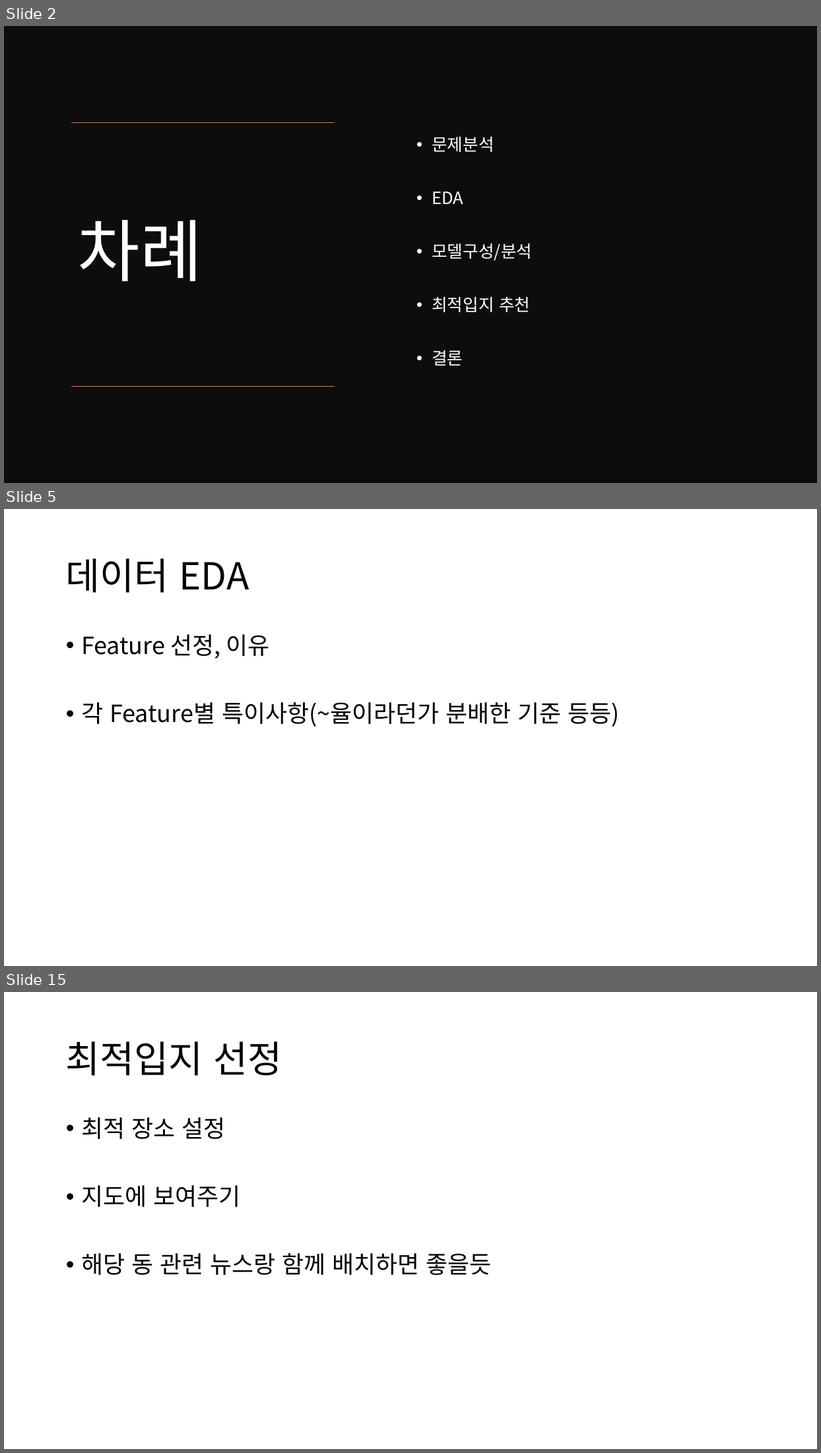
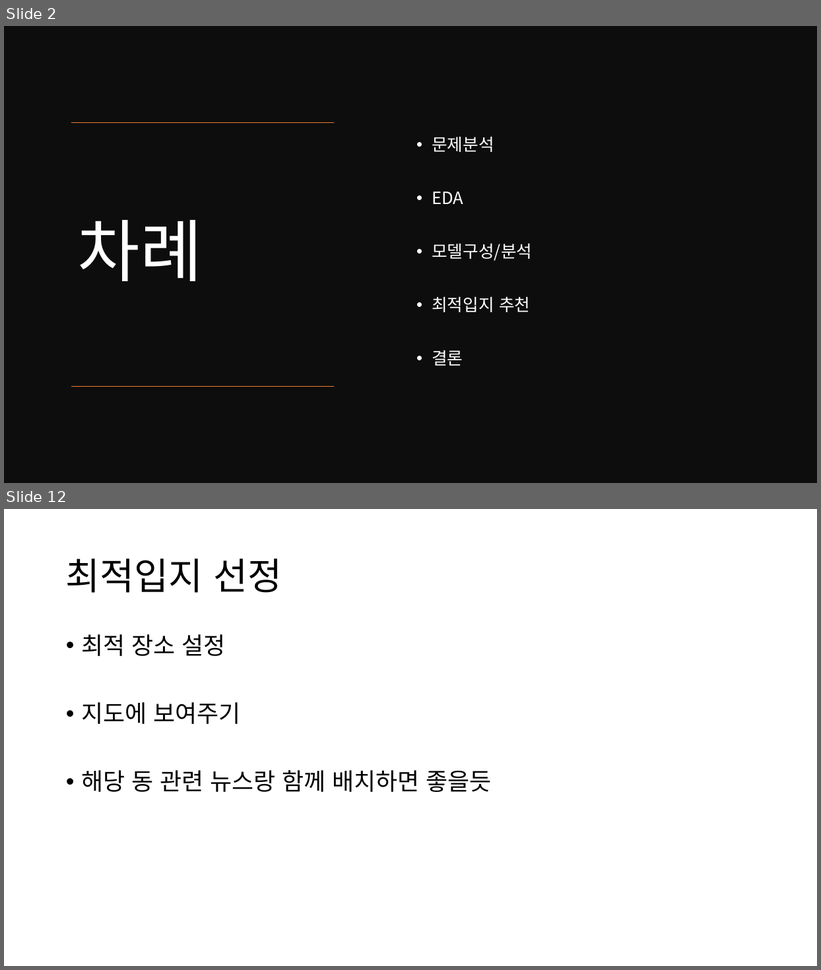
Before and after one commit to gyuholee94/seoul_contest, a slide deck: 서울콘 ppt v1.pptx. Shown one above the other, each under a label of ours: slides 2, 5 and 15 before the commit, slides 2 and 12 after it; the slides between them are not shown. The pictures are 821x1453 and 821x970 pixels, drawn with LibreOffice and Linux fonts; fonts in the diff are those of the drawing. Boxes give left, top, right and bottom in pixels: in the first picture for what was removed or moved away, otherwise in the second. Text is boxed around its words. In the diff, an @@ line names an element or a change of style, - is before the commit and + after.

```diff
--- a/서울콘 ppt v1.pptx
+++ b/서울콘 ppt v1.pptx
@@ slide 5 removed at [4,509,817,966], background #FFFFFF @@
@@ title removed at [66,559,250,593] @@
-데이터 EDA
@@ text removed at [81,634,619,727] @@
-• Feature 선정, 이유
-• 각 Feature별 특이사항(~율이라던가 분배한 기준 등등)
@@ what was slide 15 is now slide 12 @@
```
Also in this commit, not shown: 6 slides changed, 3 slides added, 5 other slides removed, 1 other file.
